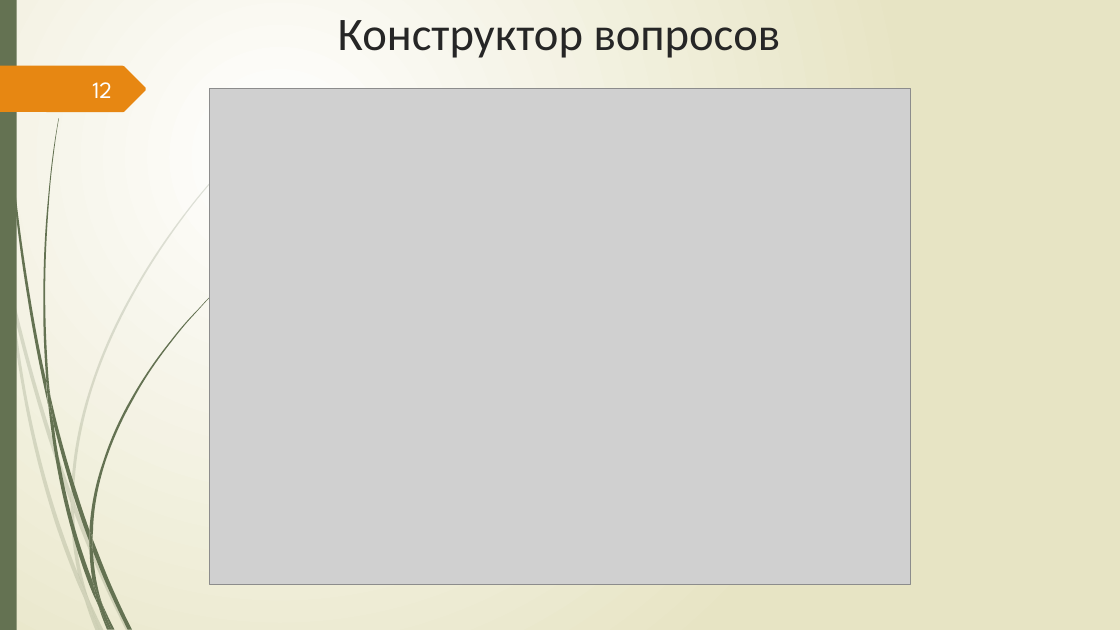
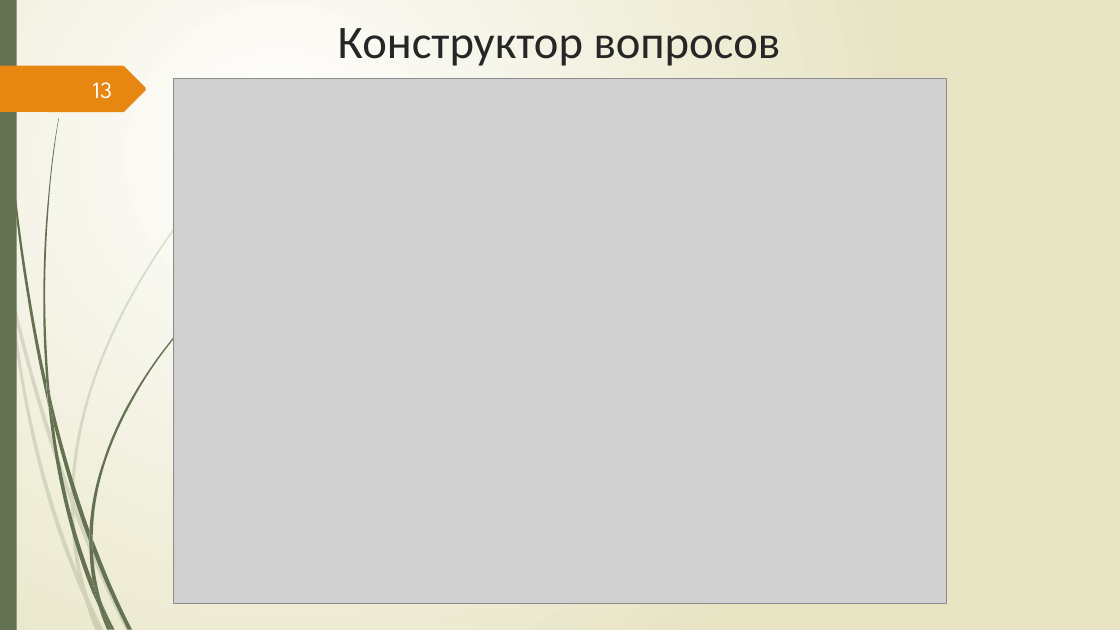
Before and after one commit to Csar9000/Quality-of-life-assessment-system, a slide deck: slide 13 of Документы/Презентация ВКР.pptx (slide 12 before the commit). Drawn at 1120x630 pixels with LibreOffice and Linux fonts; fonts in the diff are those of the drawing; grey boxes stand for pictures. Boxes give left, top, right and bottom in pixels: in the first picture for what was removed or moved away, otherwise in the second. Text is boxed around its words. In the diff, an @@ line names an element or a change of style, - is before the commit and + after.

```diff
--- a/Документы/Презентация ВКР.pptx
+++ b/Документы/Презентация ВКР.pptx
@@ title "Конструктор вопросов": place and size @@
-title "Конструктор вопросов" at (338,20,781,58)
+title "Конструктор вопросов" at (338,28,781,66)
@@ page number at (93,82,112,99): text changed @@
-12
+13
@@ picture: place and size @@
-picture at (209,88,911,585)
+picture at (174,78,947,603)
```
Also in this commit, not shown: 10 other slides changed, 2 slides added, 2 other files.
